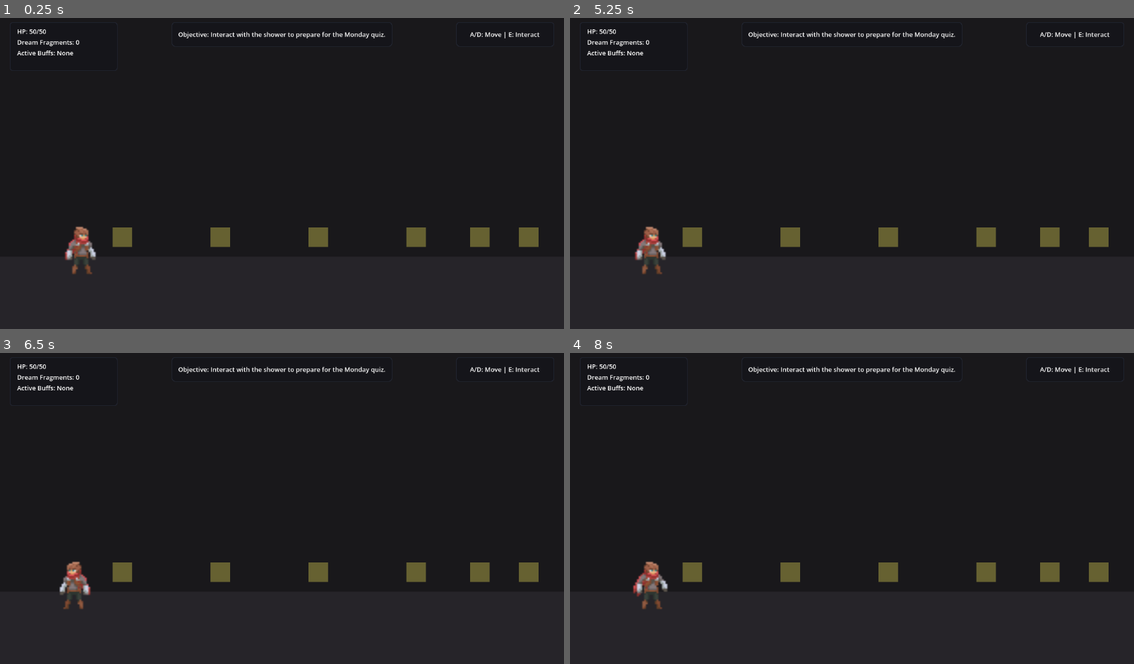
Above: before the commit, frames 1-4 (two rows, left to right).
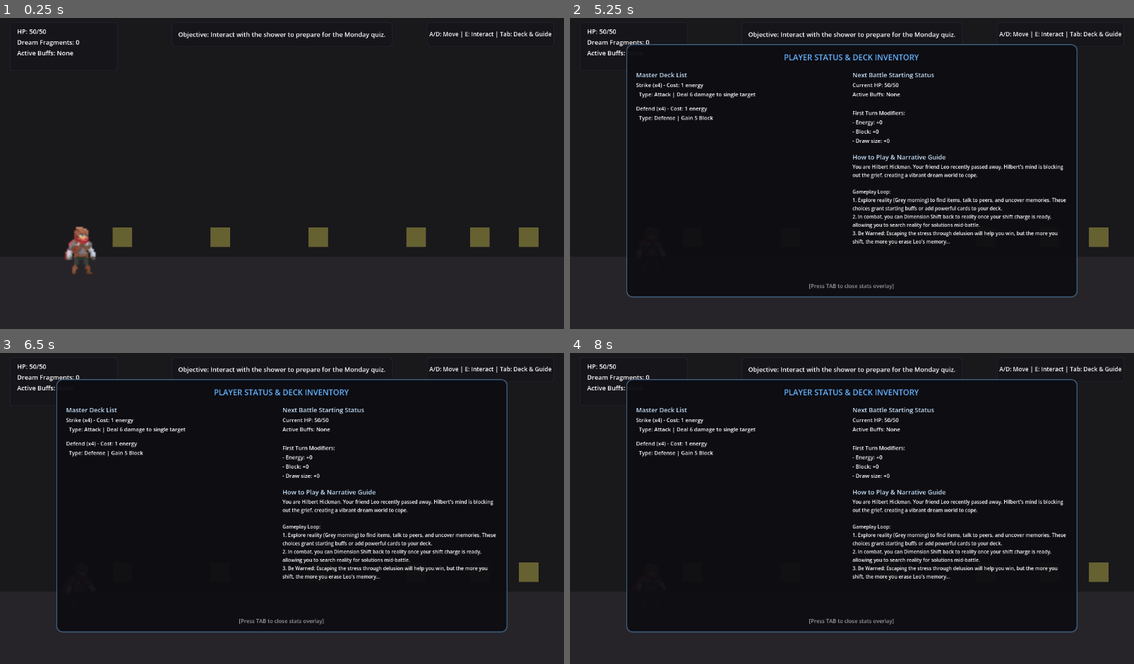
Above: after the commit, the same moments.

Repository: Team-Diospa/Before-The-Colours-Fade
Game: Godot game, scene res://scenes/exploration/apartment.tscn
Same seed, same stepped clock (60 frames per second), same inputs: the game is played once before the commit and once after it.
Inputs (mouse positions are in pixels of both pictures, inside the frame that each line leads up to):
- Up to frame 1 (0.25 s): no input
- Up to frame 2 (5.25 s): tap Enter at 0.5 s; move the mouse to (976, 154) at 0.52 s; tap A (a) at 0.6 s; click (976, 154) at 0.67 s; tap D (d) at 0.8 s; drag from (739, 185) to (885, 232) at 1.27 s; move the mouse to (908, 101) at 2.02 s; hold E (e) 2.03-2.75 s; click (908, 101) at 2.17 s; tap S (s) at 2.3 s; drag from (823, 232) to (1049, 232) at 2.77 s; move the mouse to (1021, 217) at 3.52 s; hold Space (space) 3.53-4.25 s; click (1021, 217) at 3.67 s; tap W (w) at 3.8 s; drag from (682, 123) to (885, 232) at 4.27 s; move the mouse to (880, 170) at 5.02 s; tap Tab at 5.1 s; click (880, 170) at 5.17 s
- Up to frame 3 (6.5 s): tap A (a) at 5.3 s; drag from (197, 427) to (417, 567) at 5.77 s
- Up to frame 4 (8 s): move the mouse to (976, 489) at 6.52 s; hold E (e) 6.53-7.25 s; tap D (d) at 6.6 s; click (976, 489) at 6.67 s; drag from (739, 520) to (823, 567) at 7.27 s

The runs differ from the first frame. In frame 1, 0.2% of the frame differs, in the area x 75-98%, y 1-10%; in frame 2, 6.1%; in frame 3, 6.1%; in frame 4, 6.2%, in the area x 10-98%, y 1-91%.

Commit message:
Fix double-bracketed System badge and add Tab-toggled Deck and Gameplay Guide overlay to HUD

Diff:
--- a/core/singletons/DialogueSystem.gd
+++ b/core/singletons/DialogueSystem.gd
@@ -163,7 +163,13 @@
 			speaker = parts[0]
 			body_text = parts[1]
 
-	speaker_label.text = "[" + speaker + "]" if speaker != "" else ""
+	if speaker != "":
+		if speaker.begins_with("[") and speaker.ends_with("]"):
+			speaker_label.text = speaker
+		else:
+			speaker_label.text = "[" + speaker + "]"
+	else:
+		speaker_label.text = ""
 	speaker_label.visible = speaker != ""
 	text_label.text = body_text
 
--- a/core/singletons/ExplorationHUD.gd
+++ b/core/singletons/ExplorationHUD.gd
@@ -18,8 +18,15 @@
 var controls_panel: Panel
 var controls_label: Label
 
-# HUD visibility tracking.
+# RATIONALE: UI widgets for the programmatic Deck List & Guide Overlay.
+var deck_overlay_panel: Panel
+var deck_list_container: VBoxContainer
+var stats_detail_label: Label
+var guide_label: Label
+
+# HUD visibility and deck state tracking.
 var is_visible: bool = false
+var is_deck_overlay_open: bool = false
 
 func _ready() -> void:
 	# Build the HUD interface overlay.
@@ -92,11 +99,11 @@
 	objective_label.add_theme_font_size_override("font_size", 13)
 	objective_panel.add_child(objective_label)
 
-	# 3. Controls Hint Panel (Top-Right).
+	# 3. Controls Hint Panel (Top-Right) - Enlarged to display Deck hotkey.
 	controls_panel = Panel.new()
 	controls_panel.anchor_left = 1.0
 	controls_panel.anchor_right = 1.0
-	controls_panel.offset_left = -220
+	controls_panel.offset_left = -280
 	controls_panel.offset_top = 20
 	controls_panel.offset_right = -20
 	controls_panel.offset_bottom = 70
@@ -104,27 +111,228 @@
 	root_control.add_child(controls_panel)
 
 	controls_label = Label.new()
-	controls_label.text = "A/D: Move | E: Interact"
+	controls_label.text = "A/D: Move | E: Interact | Tab: Deck & Guide"
 	controls_label.set_anchors_and_offsets_preset(Control.PRESET_FULL_RECT)
 	controls_label.horizontal_alignment = HORIZONTAL_ALIGNMENT_CENTER
 	controls_label.vertical_alignment = VERTICAL_ALIGNMENT_CENTER
-	controls_label.add_theme_font_size_override("font_size", 13)
+	controls_label.add_theme_font_size_override("font_size", 12)
 	controls_panel.add_child(controls_label)
+
+	# 4. Programmatic Deck Overlay & Narrative Guide Panel.
+	deck_overlay_panel = Panel.new()
+	deck_overlay_panel.anchor_left = 0.1
+	deck_overlay_panel.anchor_right = 0.9
+	deck_overlay_panel.anchor_top = 0.1
+	deck_overlay_panel.anchor_bottom = 0.9
+	deck_overlay_panel.offset_left = 0
+	deck_overlay_panel.offset_top = 0
+	deck_overlay_panel.offset_right = 0
+	deck_overlay_panel.offset_bottom = 0
+
+	var overlay_style = StyleBoxFlat.new()
+	overlay_style.bg_color = Color(0.05, 0.05, 0.07, 0.95)
+	overlay_style.corner_radius_top_left = 12
+	overlay_style.corner_radius_top_right = 12
+	overlay_style.corner_radius_bottom_left = 12
+	overlay_style.corner_radius_bottom_right = 12
+	overlay_style.border_width_left = 2
+	overlay_style.border_width_top = 2
+	overlay_style.border_width_right = 2
+	overlay_style.border_width_bottom = 2
+	overlay_style.border_color = Color(0.3, 0.45, 0.6, 0.8) # Premium sky-blue border
+	deck_overlay_panel.add_theme_stylebox_override("panel", overlay_style)
+	deck_overlay_panel.visible = false
+	root_control.add_child(deck_overlay_panel)
+
+	var overlay_margin = MarginContainer.new()
+	overlay_margin.set_anchors_and_offsets_preset(Control.PRESET_FULL_RECT)
+	overlay_margin.add_theme_constant_override("margin_left", 20)
+	overlay_margin.add_theme_constant_override("margin_right", 20)
+	overlay_margin.add_theme_constant_override("margin_top", 15)
+	overlay_margin.add_theme_constant_override("margin_bottom", 15)
+	deck_overlay_panel.add_child(overlay_margin)
+
+	var main_vbox = VBoxContainer.new()
+	overlay_margin.add_child(main_vbox)
+
+	var title_lbl = Label.new()
+	title_lbl.text = "PLAYER STATUS & DECK INVENTORY"
+	title_lbl.horizontal_alignment = HORIZONTAL_ALIGNMENT_CENTER
+	title_lbl.add_theme_font_size_override("font_size", 16)
+	title_lbl.modulate = Color(0.4, 0.7, 1.0, 1.0)
+	main_vbox.add_child(title_lbl)
+
+	var header_spacer = Control.new()
+	header_spacer.custom_minimum_size.y = 8
+	main_vbox.add_child(header_spacer)
+
+	var content_hbox = HBoxContainer.new()
+	content_hbox.size_flags_vertical = Control.SIZE_EXPAND_FILL
+	main_vbox.add_child(content_hbox)
+
+	# Left: Master Deck Panel
+	var left_vbox = VBoxContainer.new()
+	left_vbox.size_flags_horizontal = Control.SIZE_EXPAND_FILL
+	content_hbox.add_child(left_vbox)
+
+	var deck_title = Label.new()
+	deck_title.text = "Master Deck List"
+	deck_title.add_theme_font_size_override("font_size", 13)
+	deck_title.modulate = Color(0.8, 0.9, 1.0, 1.0)
+	left_vbox.add_child(deck_title)
+
+	var deck_scroll = ScrollContainer.new()
+	deck_scroll.size_flags_vertical = Control.SIZE_EXPAND_FILL
+	left_vbox.add_child(deck_scroll)
+
+	deck_list_container = VBoxContainer.new()
+	deck_list_container.size_flags_horizontal = Control.SIZE_EXPAND_FILL
+	deck_scroll.add_child(deck_list_container)
+
+	# Right: Stats, Buffs & Narrative Guide
+	var right_vbox = VBoxContainer.new()
+	right_vbox.size_flags_horizontal = Control.SIZE_EXPAND_FILL
+	right_vbox.custom_minimum_size.x = 280
+	content_hbox.add_child(right_vbox)
+
+	var status_title = Label.new()
+	status_title.text = "Next Battle Starting Status"
+	status_title.add_theme_font_size_override("font_size", 13)
+	status_title.modulate = Color(0.8, 0.9, 1.0, 1.0)
+	right_vbox.add_child(status_title)
+
+	stats_detail_label = Label.new()
+	stats_detail_label.add_theme_font_size_override("font_size", 11)
+	right_vbox.add_child(stats_detail_label)
+
+	var right_spacer = Control.new()
+	right_spacer.custom_minimum_size.y = 8
+	right_vbox.add_child(right_spacer)
+
+	var guide_title = Label.new()
+	guide_title.text = "How to Play & Narrative Guide"
+	guide_title.add_theme_font_size_override("font_size", 13)
+	guide_title.modulate = Color(0.8, 0.9, 1.0, 1.0)
+	right_vbox.add_child(guide_title)
+
+	guide_label = Label.new()
+	guide_label.autowrap_mode = TextServer.AUTOWRAP_WORD_SMART
+	guide_label.add_theme_font_size_override("font_size", 10.5)
+	# Explain the gameplay loop and narrative connection to alleviate user confusion.
+	guide_label.text = "You are Hilbert Hickman. Your friend Leo recently passed away. Hilbert's mind is blocking out the grief, creating a vibrant dream world to cope.\n\nGameplay Loop:\n1. Explore reality (Grey morning) to find items, talk to peers, and uncover memories. These choices grant starting buffs or add powerful cards to your deck.\n2. In combat, you can Dimension Shift back to reality once your shift charge is ready, allowing you to search reality for solutions mid-battle.\n3. Be Warned: Escaping the stress through delusion will help you win, but the more you shift, the more you erase Leo's memory..."
+	guide_label.size_flags_vertical = Control.SIZE_EXPAND_FILL
+	right_vbox.add_child(guide_label)
+
+	# Close footer hint
+	var footer_lbl = Label.new()
+	footer_lbl.text = "[Press TAB to close stats overlay]"
+	footer_lbl.horizontal_alignment = HORIZONTAL_ALIGNMENT_CENTER
+	footer_lbl.add_theme_font_size_override("font_size", 11)
+	footer_lbl.modulate = Color(0.6, 0.6, 0.6, 1.0)
+	main_vbox.add_child(footer_lbl)
 
 	# Connect to Global Event Bus to refresh HUD stats on interaction.
 	EventBus.player_interacted.connect(func(_id): update_hud())
 	EventBus.dialogue_finished.connect(update_hud)
+
+# Check for Tab key input to toggle inventory deck view.
+func _input(event: InputEvent) -> void:
+	if event is InputEventKey and event.pressed and event.keycode == KEY_TAB:
+		if is_visible:
+			# Prevent overlay opening if the player is in the middle of active dialogue.
+			if not DialogueSystem.is_active:
+				toggle_deck_overlay()
+
+# Toggle visibility of the inventory overlay panel and freeze player movement.
+func toggle_deck_overlay() -> void:
+	is_deck_overlay_open = not is_deck_overlay_open
+	deck_overlay_panel.visible = is_deck_overlay_open
+
+	if is_deck_overlay_open:
+		EventBus.lock_player_ui.emit()
+		update_deck_overlay()
+	else:
+		EventBus.unlock_player_ui.emit()
+
+# Build the scrollable deck list and populate status labels.
+func update_deck_overlay() -> void:
+	# Clear old list.
+	for child in deck_list_container.get_children():
+		child.queue_free()
+
+	# Count occurrences of cards in the deck to group them.
+	var card_counts = {}
+	for card in GlobalState.master_deck:
+		if card:
+			var name = card.card_name
+			if not card_counts.has(name):
+				card_counts[name] = {"count": 0, "card": card}
+			card_counts[name]["count"] += 1
+
+	# Render the grouped list.
+	if card_counts.is_empty():
+		var empty_lbl = Label.new()
+		empty_lbl.text = "No cards in deck."
+		empty_lbl.add_theme_font_size_override("font_size", 11)
+		deck_list_container.add_child(empty_lbl)
+	else:
+		for name in card_counts:
+			var info = card_counts[name]
+			var card_res = info["card"]
+			var count = info["count"]
+
+			var card_lbl = Label.new()
+			card_lbl.text = "%s (x%d) - Cost: %d energy\n  Type: %s | %s" % [
+				card_res.card_name,
+				count,
+				card_res.energy_cost,
+				card_res.card_type,
+				card_res.description
+			]
+			card_lbl.add_theme_font_size_override("font_size", 11)
+			card_lbl.autowrap_mode = TextServer.AUTOWRAP_WORD_SMART
+			deck_list_container.add_child(card_lbl)
+
+			var item_spacer = Control.new()
+			item_spacer.custom_minimum_size.y = 5
+			deck_list_container.add_child(item_spacer)
+
+	# Update status details.
+	var active_buffs = []
+	if GlobalState.has_flag("buff_courage_active"):
+		active_buffs.append("Courage (1.5x Dmg)")
+	if GlobalState.has_flag("buff_confidence_active"):
+		active_buffs.append("Confidence (2.0x Dmg)")
+	var buffs_str = ", ".join(active_buffs) if not active_buffs.is_empty() else "None"
+
+	# Display next combat turn 1 stats.
+	stats_detail_label.text = "Current HP: %d/%d\nActive Buffs: %s\n\nFirst Turn Modifiers:\n- Energy: %s%d\n- Block: +%d\n- Draw size: %s%d" % [
+		GlobalState.player_current_hp,
+		GlobalState.player_max_hp,
+		buffs_str,
+		"+" if GlobalState.starting_energy_modifier >= 0 else "",
+		GlobalState.starting_energy_modifier,
+		GlobalState.starting_block_modifier,
+		"+" if GlobalState.starting_draw_modifier >= 0 else "",
+		GlobalState.starting_draw_modifier
+	]
 
 # Show the HUD and run a refresh.
 func show_hud() -> void:
 	is_visible = true
 	root_control.visible = true
+	is_deck_overlay_open = false
+	if deck_overlay_panel:
+		deck_overlay_panel.visible = false
 	update_hud()
 
 # Hide the HUD in combat arenas.
 func hide_hud() -> void:
 	is_visible = false
 	root_control.visible = false
+	is_deck_overlay_open = false
+	if deck_overlay_panel:
+		deck_overlay_panel.visible = false
 
 # Update HUD content depending on state and progress.
 func update_hud() -> void:
--- a/core/singletons/GlobalState.gd
+++ b/core/singletons/GlobalState.gd
@@ -43,6 +43,15 @@
 	dimension_charge = 0
 	acquired_fragments = 0
 
+	# RATIONALE: Pre-populate master deck with basic cards so they are visible in HUD before combat starts.
+	var strike_res = load("res://data/cards/strike.tres")
+	var defend_res = load("res://data/cards/defend.tres")
+	if strike_res and defend_res and master_deck.is_empty():
+		master_deck = [
+			strike_res, strike_res, strike_res, strike_res,
+			defend_res, defend_res, defend_res, defend_res
+		]
+
 # Check if a narrative flag is set.
 func has_flag(flag_name: String) -> bool:
 	return narrative_flags.get(flag_name, false)
@@ -75,3 +84,12 @@
 	starting_block_modifier = 0
 	starting_draw_modifier = 0
 	master_deck.clear()
+
+	# Repopulate baseline cards on reset.
+	var strike_res = load("res://data/cards/strike.tres")
+	var defend_res = load("res://data/cards/defend.tres")
+	if strike_res and defend_res:
+		master_deck = [
+			strike_res, strike_res, strike_res, strike_res,
+			defend_res, defend_res, defend_res, defend_res
+		]
